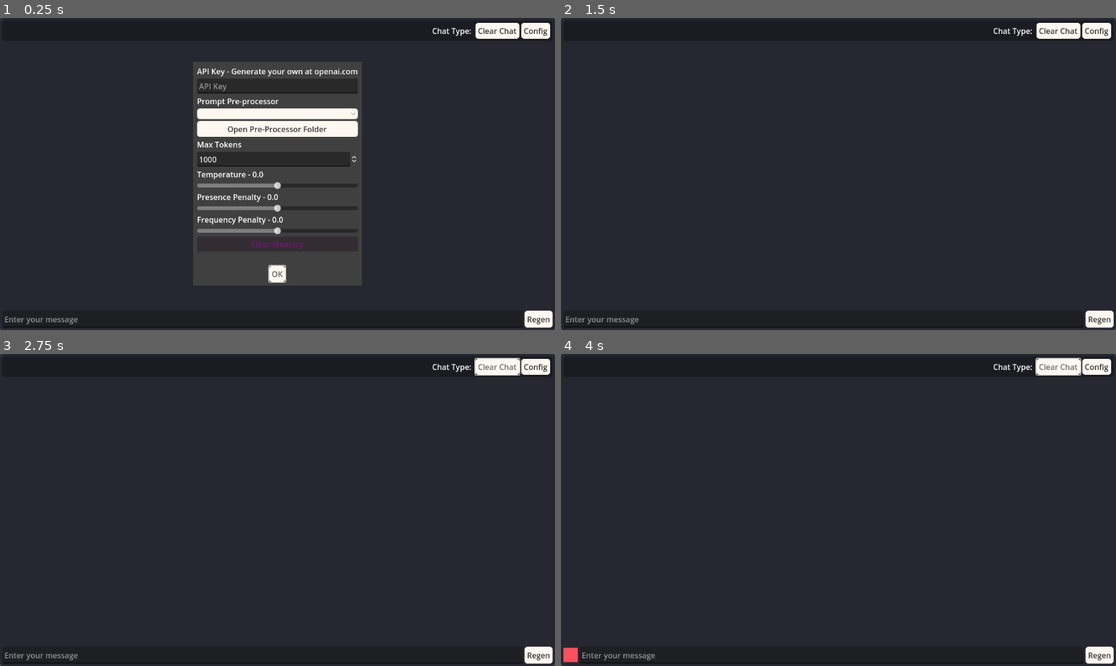
Above: before the commit, frames 1-4 (two rows, left to right).
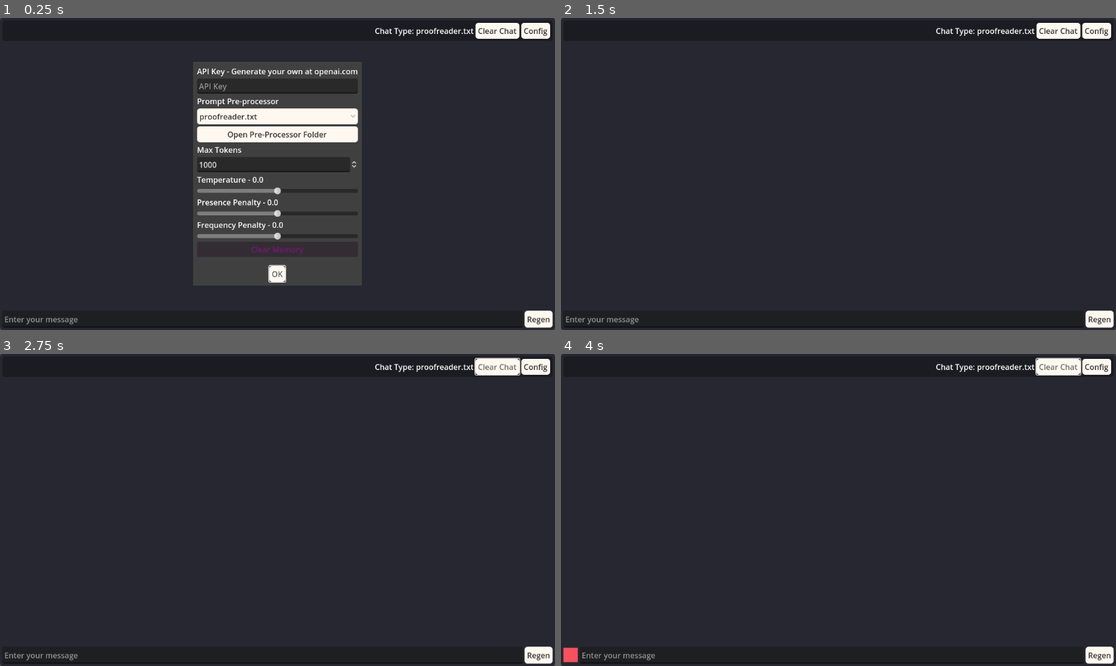
Above: after the commit, the same moments.

Repository: CDcruzCode/Quasai-GPT-Client
Game: Godot game, scene res://main_chat.tscn
Two runs of this game, one before a commit and one after it. Both use one fixed random seed, a clock stepped at 60 frames per second and the inputs below.
Inputs (mouse positions are in pixels of both pictures, inside the frame that each line leads up to):
- Up to frame 1 (0.25 s): no input
- Up to frame 2 (1.5 s): click (821, 320) at 0.52 s; type "Alex" at 0.6 s; click (838, 86) at 0.75 s; type "12" at 0.83 s; click "OK" at 1.25 s
- Up to frame 3 (2.75 s): click "Clear Chat" at 2 s
- Up to frame 4 (4 s): click "Regen" at 2.75 s; click "Clear Chat" at 3.5 s

The runs differ from the first frame. In frame 1, 4.2% of the frame differs, in the area x 35-86%, y 3-76%; in frame 2, 0.2%; in frame 3, 0.2%; in frame 4, 0.2%.
Error in both runs: Cannot call method 'queue_free' on a null value. (res://scripts/chat.gd:206)

Commit message:
Add files via upload

Diff:
--- a/scripts/chat.gd
+++ b/scripts/chat.gd
@@ -49,10 +49,10 @@
 	config_popup.confirmed.connect(save_config)
 	clear_chat_button.pressed.connect(clear_chat)
 	regen_button.pressed.connect(regen_message)
-	$config_popup/vbox/processor_folder.pressed.connect(func(): OS.shell_open(ProjectSettings.globalize_path("user://prompts")
-))
+	$config_popup/vbox/processor_folder.pressed.connect(func(): OS.shell_open(ProjectSettings.globalize_path("user://prompts")))
+
+	await get_tree().process_frame
 	prompt_types = list_folders_in_directory("user://prompts/")
-
 	for p in prompt_types:
 		prompt_options.add_item(p)
 
@@ -171,7 +171,7 @@
 #	var pre_msg = load_file_as_string("res://scripts/prompts/" + prompt_options.get_item_text(prompt_options.selected))
 #	for m in chat_memory:
 #		pre_msg += m + "\n"
-	chat_array.append({"role": "system", "content": load_file_as_string("res://scripts/prompts/" + prompt_options.get_item_text(prompt_options.selected))})
+	chat_array.append({"role": "system", "content": load_file_as_string("user://prompts/" + prompt_options.get_item_text(prompt_options.selected))})
 	for m in chat_memory:
 		if(m.strip_edges().begins_with("<USER>")):
 			chat_array.append({"role": "user", "content": m.strip_edges()})
Not shown, added: scripts/prompts/evil_bot.txt
